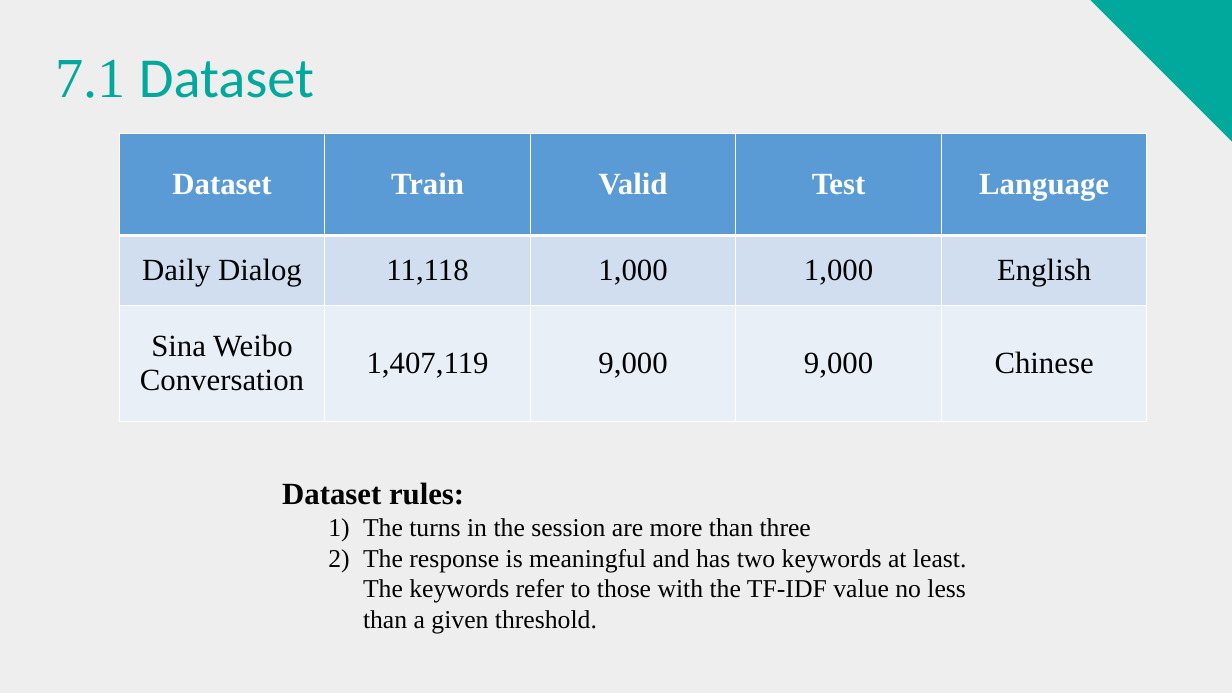
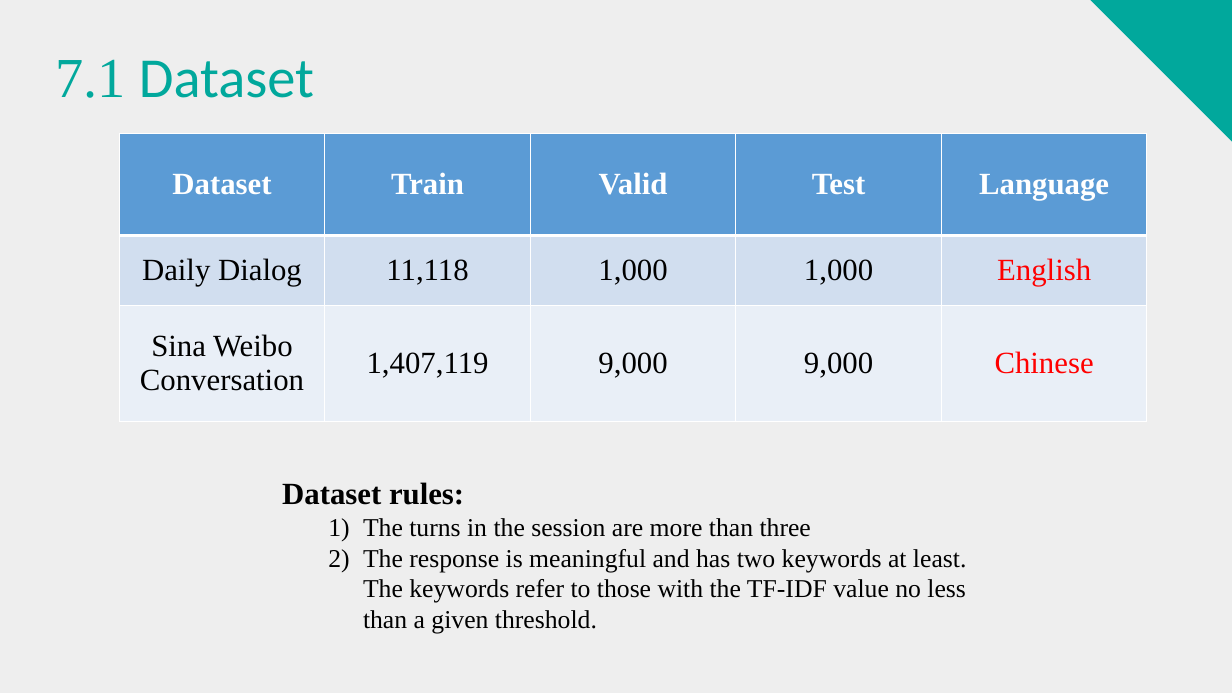
Before and after one commit to zhouweixin/paper-notes, a slide deck: slide 13 of zhouweixin-Chat More.pptx. Drawn at 1232x693 pixels with LibreOffice and Linux fonts; fonts in the diff are those of the drawing. Boxes give left, top, right and bottom in pixels: in the first picture for what was removed or moved away, otherwise in the second. Text is boxed around its words. In the diff, an @@ line names an element or a change of style, - is before the commit and + after.

```diff
--- a/zhouweixin-Chat More.pptx
+++ b/zhouweixin-Chat More.pptx
@@ table at (119, 133, 1145, 421) @@
@@ text colour #000000 to #FF0000 in "English", "Chinese" @@
```
Also in this commit, not shown: 4 other slides changed, 25 other files.
